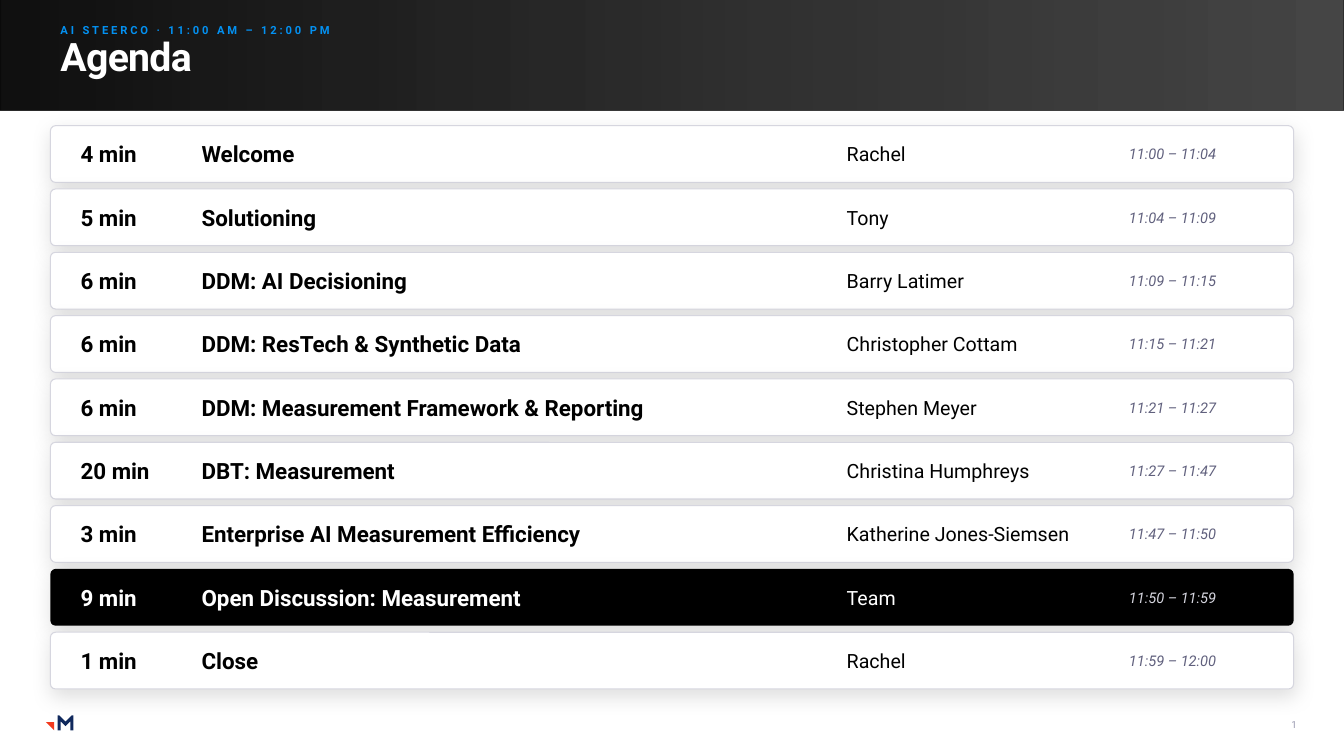
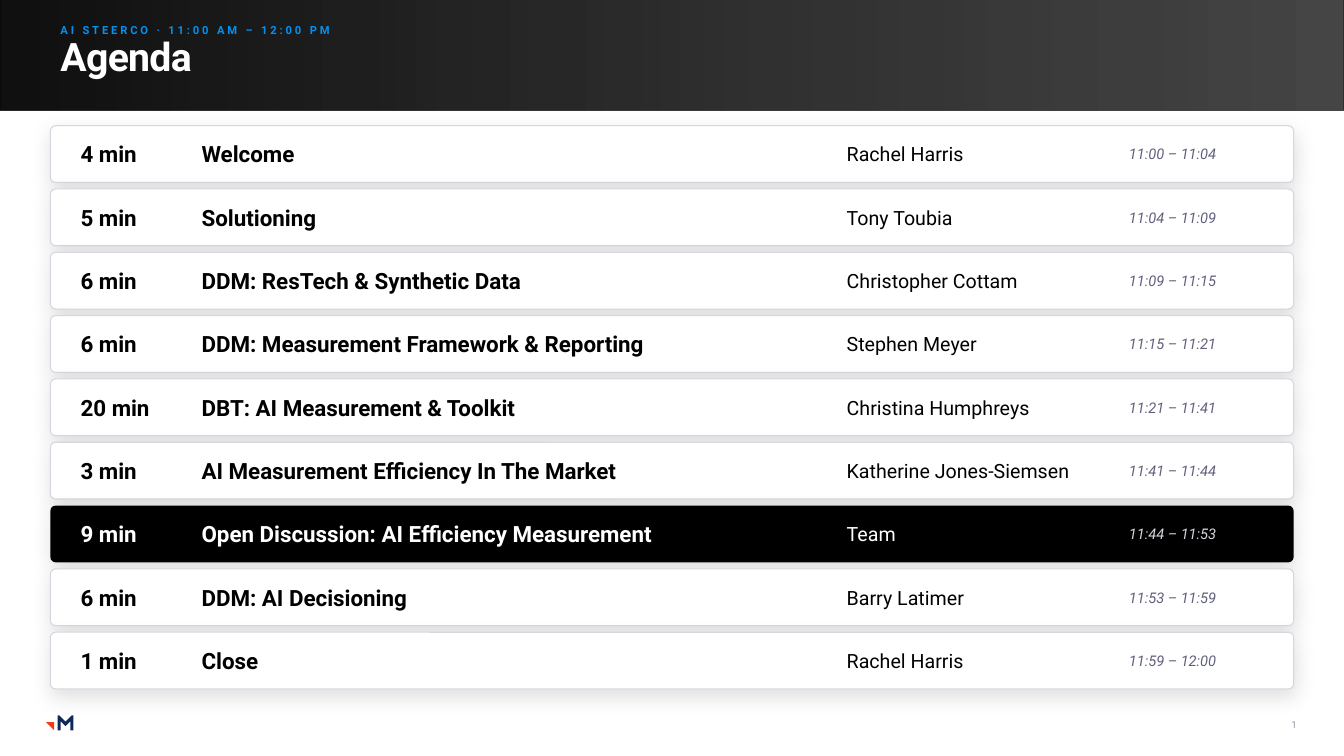
Before and after one commit to RachelHarrisMerkle/BasicMerkle, a slide deck: slide 1 of AI_Steerco_Weekly_Agenda_slide.pptx. Drawn at 1344x756 pixels with LibreOffice and Linux fonts; fonts in the diff are those of the drawing; grey boxes stand for pictures. Boxes give left, top, right and bottom in pixels: in the first picture for what was removed or moved away, otherwise in the second. Text is boxed around its words. In the diff, an @@ line names an element or a change of style, - is before the commit and + after.

```diff
--- a/AI_Steerco_Weekly_Agenda_slide.pptx
+++ b/AI_Steerco_Weekly_Agenda_slide.pptx
@@ text at <box>847,146,964,162</box>: text changed @@
-Rachel
+Rachel Harris
@@ text at <box>847,210,952,229</box>: text changed @@
-Tony
+Tony Toubia
@@ text removed at <box>202,272,407,294</box> @@
-DDM: AI Decisioning
@@ text at <box>81,399,150,417</box>: text changed @@
-6 min
+20 min
@@ text added at <box>202,399,515,417</box>, 16 pt, text #000000, bold @@
+DBT: AI Measurement & Toolkit
@@ text at <box>1129,402,1216,413</box>: text changed @@
-11:21 – 11:27
+11:21 – 11:41
@@ 7 texts: place and size @@
-7 texts at <box>202,335,1069,606</box>
+7 texts at <box>202,272,1069,542</box>
@@ text at <box>81,462,137,480</box>: text changed @@
-20 min
+3 min
@@ text at <box>202,462,616,484</box>: text changed @@
-DBT: Measurement
+AI Measurement Efficiency In The Market
@@ text at <box>1129,465,1216,476</box>: text changed @@
-11:27 – 11:47
+11:41 – 11:44
@@ rounded rectangle at <box>50,506,1294,563</box>: fill #FFFFFF to #000000; outline #D6D6DF 0.75 pt to none @@
@@ text at <box>81,525,137,542</box>: text changed; text colour #000000 to #FFFFFF @@
-3 min
+9 min
@@ text at <box>202,525,652,547</box>: text changed; text colour #000000 to #FFFFFF @@
-Enterprise AI Measurement Efficiency
+Open Discussion: AI Efficiency Measurement
@@ text at <box>1129,528,1216,539</box>: text changed; text colour #60607D to #D6D6DF @@
-11:47 – 11:50
+11:44 – 11:53
@@ rounded rectangle at <box>50,569,1294,625</box>: fill #000000 to #FFFFFF; outline none to #D6D6DF 0.75 pt @@
@@ text "Barry Latimer": place and size @@
-text "Barry Latimer" at <box>847,274,964,292</box>
+text "Barry Latimer" at <box>847,591,964,609</box>
@@ text at <box>81,589,137,607</box>: text changed; text colour #FFFFFF to #000000 @@
-9 min
+6 min
@@ text at <box>202,589,407,611</box>: text changed; text colour #FFFFFF to #000000 @@
-Open Discussion: Measurement
+DDM: AI Decisioning
@@ text at <box>1129,592,1216,603</box>: text changed; text colour #D6D6DF to #60607D @@
-11:50 – 11:59
+11:53 – 11:59
@@ text at <box>847,653,964,669</box>: text changed @@
-Rachel
+Rachel Harris
```
